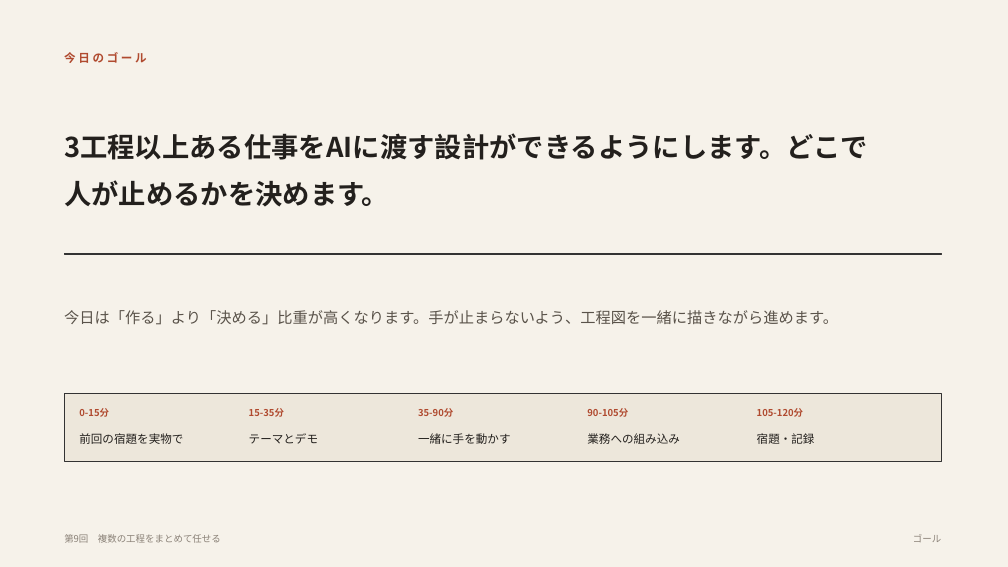
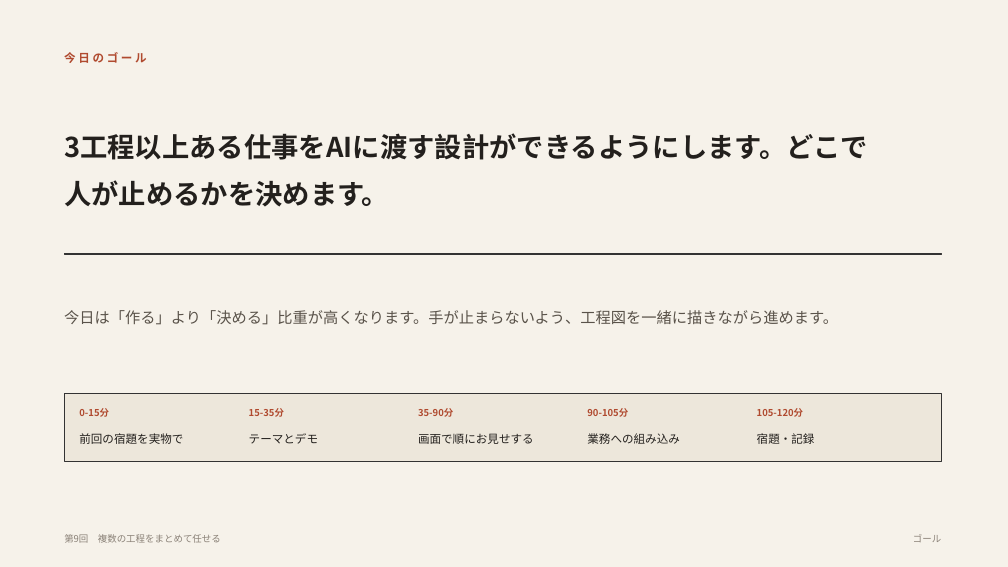
Before and after one commit to yusuke-aoki-bit/founders-ai-program, a slide deck: slide 3 of slides/pptx/第09回_複数の工程をまとめて任せる.pptx. Drawn at 1008x567 pixels with LibreOffice and Linux fonts; fonts in the diff are those of the drawing. Boxes give left, top, right and bottom in pixels: in the first picture for what was removed or moved away, otherwise in the second. Text is boxed around its words. In the diff, an @@ line names an element or a change of style, - is before the commit and + after.

```diff
--- a/slides/pptx/第09回_複数の工程をまとめて任せる.pptx
+++ b/slides/pptx/第09回_複数の工程をまとめて任せる.pptx
@@ text at box(418, 433, 534, 444): text changed @@
-一緒に手を動かす
+画面で順にお見せする
```
Also in this commit, not shown: 1 other slide changed, 10 other files.
